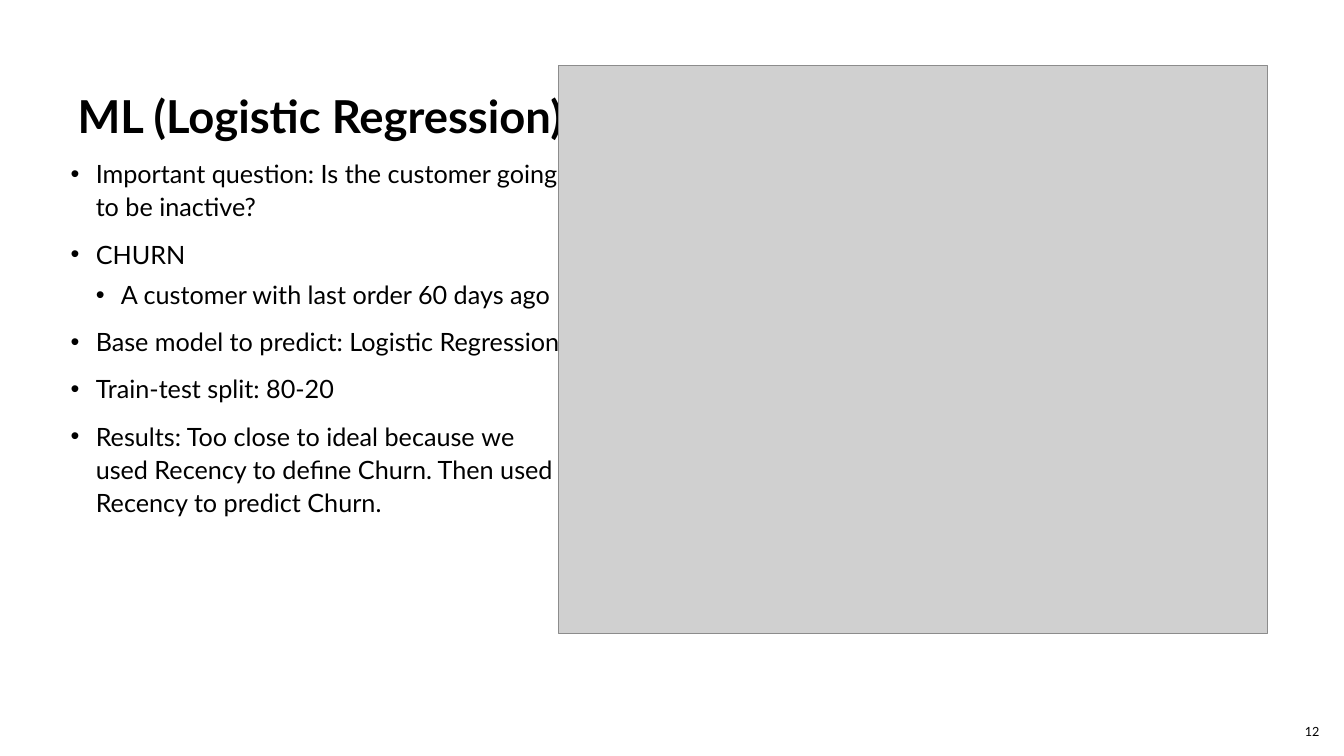
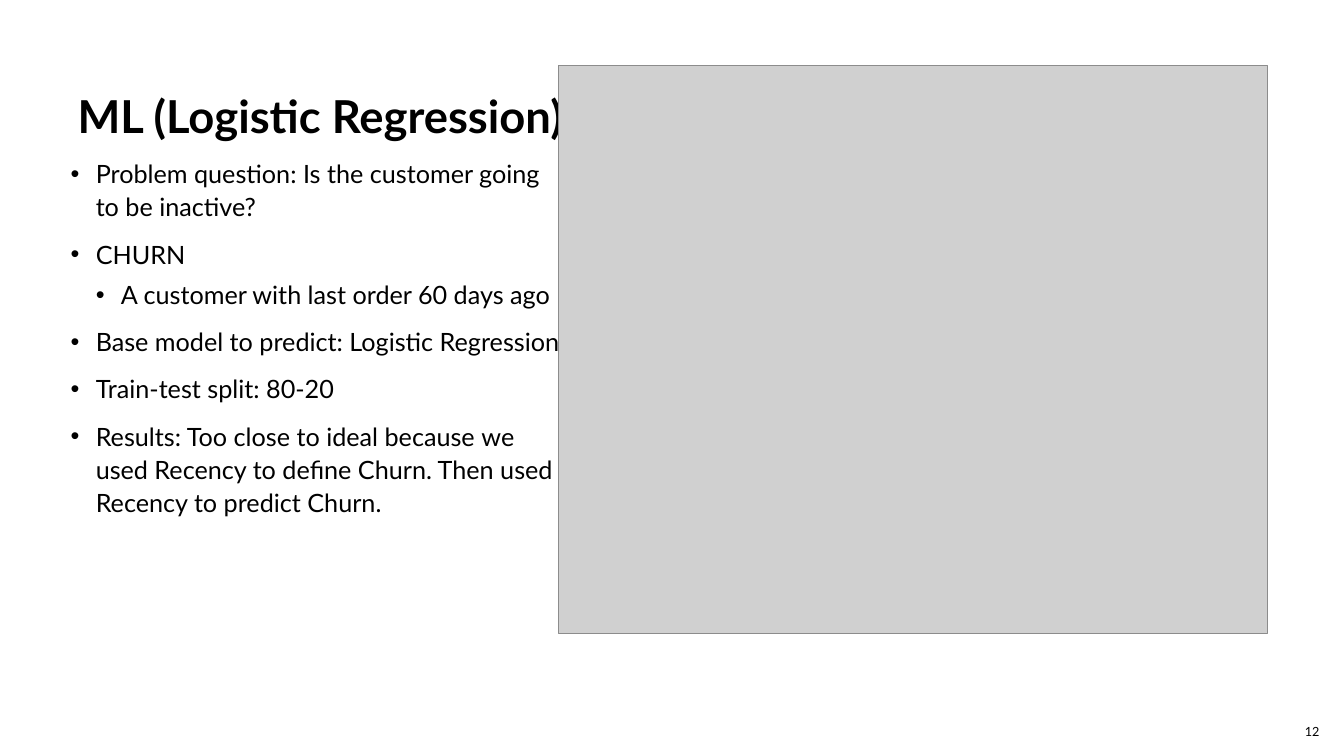
Before and after one commit to MuhammadAbbas99/data_osaaja_harjoittelu, a slide deck: slide 12 of myyntidata_analyysi_07.04.pptx. Drawn at 1344x756 pixels with LibreOffice and Linux fonts; fonts in the diff are those of the drawing; grey boxes stand for pictures. Boxes give left, top, right and bottom in pixels: in the first picture for what was removed or moved away, otherwise in the second. Text is boxed around its words. In the diff, an @@ line names an element or a change of style, - is before the commit and + after.

Commit message:
final presentation updated

```diff
--- a/myyntidata_analyysi_07.04.pptx
+++ b/myyntidata_analyysi_07.04.pptx
@@ text at (x1=96, y1=164, x2=539, y2=217): text changed @@
-• Important question: Is the customer going to be inactive?
+• Problem question: Is the customer going to be inactive?
```
Also in this commit, not shown: 2 slides added, 2 slides removed, 2 other files.
